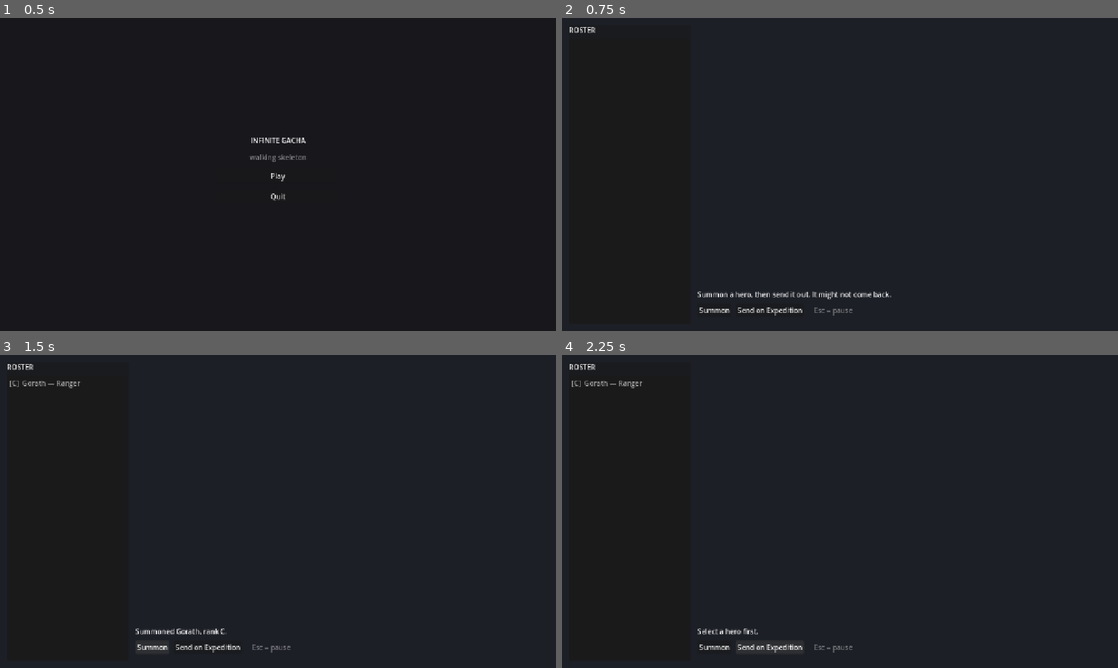
Above: before the commit, frames 1-4 (two rows, left to right).
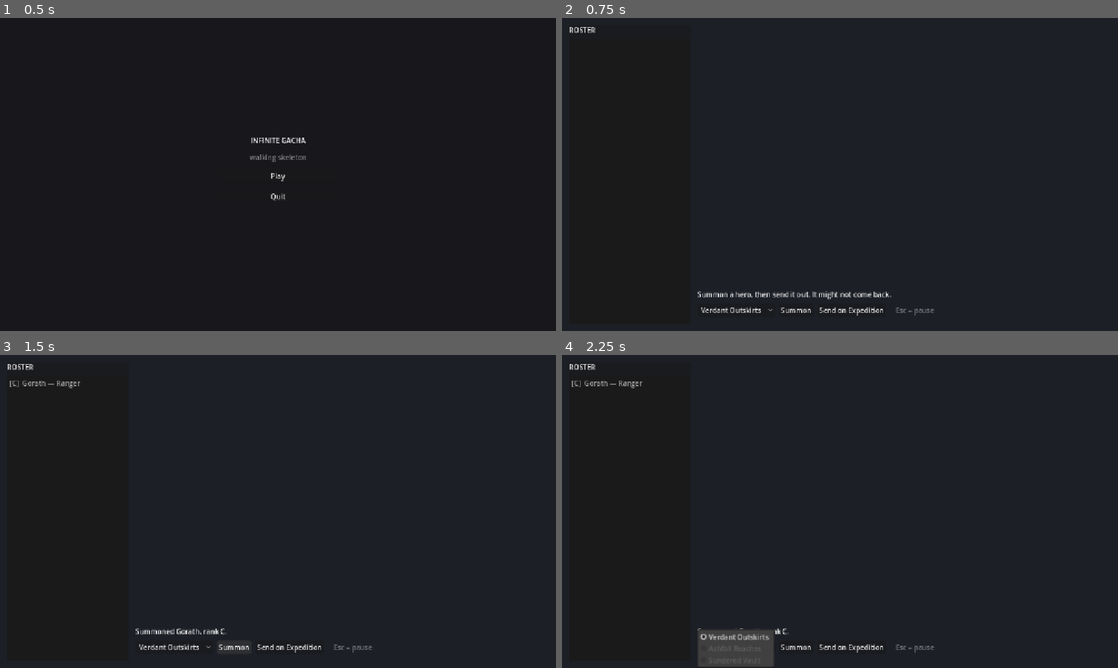
Above: after the commit, the same moments.

Repository: Joony117/Hearthbound
Game: Godot game, scene res://ui/main_menu.tscn
Two runs of this game, one before a commit and one after it. Both use one fixed random seed, a clock stepped at 60 frames per second and the inputs below.
Inputs (mouse positions are in pixels of both pictures, inside the frame that each line leads up to):
- Up to frame 1 (0.5 s): no input
- Up to frame 2 (0.75 s): click "Play" at 0.5 s
- Up to frame 3 (1.5 s): click "Summon" at 1.25 s
- Up to frame 4 (2.25 s): click (734, 646) at 2 s, where only the run after the commit has a clickable "Verdant Outskirts"

Frame 1 is identical in both runs. In frame 2, 0.4% of the frame differs, in the area x 24-67%, y 92-96%; in frame 3, 0.4%; in frame 4, 1.7%, in the area x 24-67%, y 87-100%.

Commit message:
feat: pick a squad and a zone, with zones unlocked by clearing
P2-03b hardcoded one hero and Verdant Outskirts because the roster list was
single-select and no zone picker existed, leaving two-thirds of the designed
expedition setup unbuilt. Now the player picks 1-5 heroes and a zone, and
Ashfall and Sundered stay disabled until their prerequisite has been cleared.

Zone unlock state is a persisted set on GameSession, written by Expedition on
OUTCOME_COMPLETED - the same single-writer shape permadeath already uses. The
unlock rule itself is a static function on hub.gd, not a GameSession method:
ARCHITECTURE.md:53 says logic that can live in a plain function stays out of
the autoload, and this is exactly the change that grows a GameManager by
degrees if nobody says no. ZoneDefinition gains zone_id because the authored
unlock_condition is free-text flavor, not a machine-readable key.

Two defects the verifier caught, both fixed by removing the failure mode
rather than guarding it:

- The zone OptionButton's items were authored in hub.tscn and matched to
  zones by widget position. Reordering them in the editor silently sent a
  team to the wrong zone - proven, by swapping Ashfall and Sundered and
  watching the whole suite stay green. The scene now authors no items at all;
  hub.gd populates the button from EXPEDITION_ZONES and carries each
  ZoneDefinition as item metadata, the same pattern the roster list already
  uses for Hero. There is one source of zone order left, so the two cannot
  disagree. Reverting to positional lookup now fails two tests.
- _refresh_roster() restored selection by stale index. Select heroes 2 and 4
  of 5, lose the expedition, and the reselect landed on a survivor who never
  fought - the next expedition would depart with a team the player never
  picked. It now reselects by hero identity. Older than this ticket, but this
  ticket rewrote that loop and multi-select turned one wrong hero into
  several.

Coverage: the scene seam had only a reject-path test, which a success message
would also have satisfied; it now has a green path with an exact-match
assertion. The 5-hero Expedition test ran at zero enemy power, so it never
exercised per-hero HP carry-forward; it now runs three waves with real damage.

Gate exit 0, zero errors and warnings; GUT 21 tests, 240 asserts, passing.

Co-Authored-By: Claude Opus 5 <noreply@anthropic.com>

Diff:
--- a/hub/expedition/expedition.gd
+++ b/hub/expedition/expedition.gd
@@ -15,8 +15,9 @@
 
 
 func resolve(team: Array[Hero], zone: ZoneDefinition) -> StringName:
-	assert(team.size() == 1)
+	assert(team.size() >= 1 and team.size() <= 5)
 	assert(zone != null)
+	assert(zone.zone_id != &"")
 	assert(zone.trash_wave_count > 0)
 
 	wave_index = -1
@@ -54,6 +55,7 @@
 		if next_wave_index < zone.trash_wave_count and _party_hp_fraction(team) <= RETREAT_THRESHOLD:
 			return OUTCOME_RETREATED
 
+	GameSession.mark_zone_cleared(zone.zone_id)
 	return OUTCOME_COMPLETED
 
 
--- a/hub/hub.gd
+++ b/hub/hub.gd
@@ -1,16 +1,25 @@
 extends Node3D
 
 const BALANCE: BalanceTable = preload("res://balance.tres")
-const EXPEDITION_ZONE: ZoneDefinition = preload("res://zones/defs/verdant_outskirts.tres")
+const MAX_TEAM_SIZE: int = 5
+const EXPEDITION_ZONES: Array[ZoneDefinition] = [
+	preload("res://zones/defs/verdant_outskirts.tres"),
+	preload("res://zones/defs/ashfall_reaches.tres"),
+	preload("res://zones/defs/sundered_vault.tres"),
+]
 
 @onready var _roster_list: ItemList = %RosterList
+@onready var _zone_option: OptionButton = %ZoneOption
 @onready var _status: Label = %Status
 @onready var _pause_menu: CanvasLayer = %PauseMenu
 
 
 func _ready() -> void:
 	GameSession.roster_changed.connect(_refresh_roster)
+	GameSession.roster_changed.connect(_refresh_zone_unlocks)
 	_refresh_roster()
+	_populate_zones()
+	_refresh_zone_unlocks()
 	_status.text = "Summon a hero, then send it out. It might not come back."
 
 
@@ -21,17 +30,52 @@
 
 
 func _refresh_roster() -> void:
-	var selected := _roster_list.get_selected_items()
-	var previous := selected[0] if not selected.is_empty() else -1
+	var selected_heroes: Array[Hero] = []
+	for selected_index: int in _roster_list.get_selected_items():
+		var selected_hero: Hero = _roster_list.get_item_metadata(selected_index) as Hero
+		if selected_hero != null:
+			selected_heroes.append(selected_hero)
 
 	_roster_list.clear()
 	for hero: Hero in GameSession.roster:
 		var archetype_name: String = Summon.archetype_label_for(hero.def_id)
 		_roster_list.add_item("[%s]  %s — %s" % [hero.rank_label(BALANCE), hero.hero_name, archetype_name])
-		_roster_list.set_item_metadata(_roster_list.item_count - 1, hero)
+		var item_index: int = _roster_list.item_count - 1
+		_roster_list.set_item_metadata(item_index, hero)
+		if selected_heroes.has(hero):
+			_roster_list.select(item_index, false)
 
-	if previous >= 0 and previous < _roster_list.item_count:
-		_roster_list.select(previous)
+
+func _populate_zones() -> void:
+	_zone_option.clear()
+	for zone: ZoneDefinition in EXPEDITION_ZONES:
+		_zone_option.add_item(zone.display_name)
+		_zone_option.set_item_metadata(_zone_option.item_count - 1, zone)
+
+
+func _refresh_zone_unlocks() -> void:
+	for zone_index: int in _zone_option.item_count:
+		var zone: ZoneDefinition = _zone_option.get_item_metadata(zone_index) as ZoneDefinition
+		assert(zone != null)
+		_zone_option.set_item_disabled(
+			zone_index,
+			not is_zone_unlocked(zone.zone_id, GameSession.cleared_zone_ids),
+		)
+
+
+static func is_zone_unlocked(
+	zone_id: StringName,
+	cleared_zone_ids: Dictionary[StringName, bool],
+) -> bool:
+	match zone_id:
+		&"verdant_outskirts":
+			return true
+		&"ashfall_reaches":
+			return cleared_zone_ids.has(&"verdant_outskirts")
+		&"sundered_vault":
+			return cleared_zone_ids.has(&"ashfall_reaches")
+		_:
+			return false
 
 
 func _on_summon_pressed() -> void:
@@ -41,24 +85,29 @@
 
 
 func _on_expedition_pressed() -> void:
-	var selected := _roster_list.get_selected_items()
+	var selected: PackedInt32Array = _roster_list.get_selected_items()
 	if selected.is_empty():
 		_status.text = "Select a hero first."
 		return
+	if selected.size() > MAX_TEAM_SIZE:
+		_status.text = "Select no more than 5 heroes."
+		return
 
-	var hero := _roster_list.get_item_metadata(selected[0]) as Hero
-	assert(hero != null)
-	var team: Array[Hero] = [hero]
-	var outcome := Expedition.new().resolve(team, EXPEDITION_ZONE)
+	var team: Array[Hero] = []
+	for selected_index: int in selected:
+		var hero: Hero = _roster_list.get_item_metadata(selected_index) as Hero
+		assert(hero != null)
+		team.append(hero)
+	var zone: ZoneDefinition = _zone_option.get_item_metadata(_zone_option.selected) as ZoneDefinition
+	assert(zone != null)
+	assert(is_zone_unlocked(zone.zone_id, GameSession.cleared_zone_ids))
+	var outcome: StringName = Expedition.new().resolve(team, zone)
 	match outcome:
 		Expedition.OUTCOME_COMPLETED:
-			_status.text = "%s cleared Verdant Outskirts." % hero.hero_name
+			_status.text = "%d-hero team cleared %s." % [team.size(), zone.display_name]
 		Expedition.OUTCOME_RETREATED:
-			_status.text = "%s retreated from Verdant Outskirts." % hero.hero_name
+			_status.text = "%d-hero team retreated from %s." % [team.size(), zone.display_name]
 		Expedition.OUTCOME_DEFEATED:
-			_status.text = "%s did not come back. Gone for good." % hero.hero_name
+			_status.text = "The expedition to %s lost heroes. Gone for good." % zone.display_name
 		Expedition.OUTCOME_INVALID_TEAM:
-			_status.text = "%s cannot start: %s. Select another hero." % [
-				hero.hero_name,
-				Summon.archetype_label_for(hero.def_id),
-			]
+			_status.text = "Expedition cannot start: every hero needs an archetype."
--- a/hub/hub.tscn
+++ b/hub/hub.tscn
@@ -120,6 +120,7 @@
 unique_name_in_owner = true
 layout_mode = 2
 size_flags_vertical = 3
+select_mode = 1
 
 [node name="Bottom" type="VBoxContainer" parent="UI/Root"]
 layout_mode = 1
@@ -144,6 +145,10 @@
 layout_mode = 2
 theme_override_constants/separation = 10
 
+[node name="ZoneOption" type="OptionButton" parent="UI/Root/Bottom/Buttons"]
+unique_name_in_owner = true
+layout_mode = 2
+
 [node name="Summon" type="Button" parent="UI/Root/Bottom/Buttons"]
 layout_mode = 2
 text = "Summon"
--- a/systems/game_session.gd
+++ b/systems/game_session.gd
@@ -8,6 +8,7 @@
 signal roster_changed
 
 var roster: Array[Hero] = []
+var cleared_zone_ids: Dictionary[StringName, bool] = {}
 
 
 func _ready() -> void:
@@ -18,6 +19,14 @@
 
 func add_hero(hero: Hero) -> void:
 	roster.append(hero)
+	roster_changed.emit()
+
+
+func mark_zone_cleared(zone_id: StringName) -> void:
+	assert(zone_id != &"")
+	if cleared_zone_ids.has(zone_id):
+		return
+	cleared_zone_ids[zone_id] = true
 	roster_changed.emit()
 
 
@@ -32,12 +41,21 @@
 	var entries: Array[Dictionary] = []
 	for hero: Hero in roster:
 		entries.append(hero.to_dict())
-	return {"roster": entries}
+	var cleared_entries: Array[String] = []
+	for zone_id: StringName in cleared_zone_ids:
+		cleared_entries.append(str(zone_id))
+	cleared_entries.sort()
+	return {"roster": entries, "cleared_zone_ids": cleared_entries}
 
 
 func from_dict(data: Dictionary) -> void:
 	roster.clear()
+	cleared_zone_ids.clear()
 	for entry: Variant in data.get("roster", []):
 		if entry is Dictionary:
 			roster.append(Hero.from_dict(entry))
+	# Variant is required while validating untrusted save entries.
+	for zone_id: Variant in data.get("cleared_zone_ids", []):
+		if zone_id is String:
+			cleared_zone_ids[StringName(zone_id as String)] = true
 	roster_changed.emit()
--- a/tests/unit/test_expedition.gd
+++ b/tests/unit/test_expedition.gd
@@ -3,6 +3,7 @@
 const ERROR_MARGIN: float = 0.0001
 const HERO_POWER: float = 212.0
 const HERO_MAX_HP: float = 280.0
+const HUB_SCRIPT: GDScript = preload("res://hub/hub.gd")
 
 
 func before_each() -> void:
@@ -21,6 +22,153 @@
 	assert_true(GameSession.roster.has(hero))
 	assert_eq(expedition.waves_resolved, 3)
 	assert_almost_eq(expedition.current_hp[hero], HERO_MAX_HP, ERROR_MARGIN)
+
+
+func test_five_hero_expedition_completes_and_records_zone_clear() -> void:
+	var team: Array[Hero] = []
+	for hero_index: int in 5:
+		team.append(_add_knight("Knight %d" % hero_index))
+	var enemy_power: int = 100
+	var zone: ZoneDefinition = _make_zone(enemy_power, 1.0, 2)
+	var expedition := Expedition.new()
+	var r: float = float(enemy_power) / (HERO_POWER * team.size())
+	var balance: BalanceTable = preload("res://balance.tres")
+	var per_wave_damage: float = HERO_MAX_HP * balance.wave_damage_coefficient * r * r * r
+	_seed_for_rolls_above(r, 3)
+
+	var outcome: StringName = expedition.resolve(team, zone)
+
+	assert_eq(outcome, Expedition.OUTCOME_COMPLETED)
+	assert_eq(GameSession.roster.size(), 5)
+	assert_true(GameSession.cleared_zone_ids.has(zone.zone_id))
+	for hero: Hero in team:
+		assert_almost_eq(
+			expedition.current_hp[hero],
+			HERO_MAX_HP - per_wave_damage * 3.0,
+			ERROR_MARGIN,
+		)
+		assert_lt(expedition.current_hp[hero], HERO_MAX_HP)
+
+
+func test_cleared_zones_round_trip_old_save_and_linear_unlock_chain() -> void:
+	assert_true(HUB_SCRIPT.is_zone_unlocked(&"verdant_outskirts", GameSession.cleared_zone_ids))
+	assert_false(HUB_SCRIPT.is_zone_unlocked(&"ashfall_reaches", GameSession.cleared_zone_ids))
+	assert_false(HUB_SCRIPT.is_zone_unlocked(&"sundered_vault", GameSession.cleared_zone_ids))
+
+	GameSession.mark_zone_cleared(&"verdant_outskirts")
+	assert_true(HUB_SCRIPT.is_zone_unlocked(&"ashfall_reaches", GameSession.cleared_zone_ids))
+	assert_false(HUB_SCRIPT.is_zone_unlocked(&"sundered_vault", GameSession.cleared_zone_ids))
+	GameSession.mark_zone_cleared(&"ashfall_reaches")
+	assert_true(HUB_SCRIPT.is_zone_unlocked(&"sundered_vault", GameSession.cleared_zone_ids))
+	var saved: Dictionary = GameSession.to_dict()
+
+	GameSession.from_dict({"roster": []})
+	assert_true(GameSession.cleared_zone_ids.is_empty())
+	assert_true(HUB_SCRIPT.is_zone_unlocked(&"verdant_outskirts", GameSession.cleared_zone_ids))
+	assert_false(HUB_SCRIPT.is_zone_unlocked(&"ashfall_reaches", GameSession.cleared_zone_ids))
+	assert_false(HUB_SCRIPT.is_zone_unlocked(&"sundered_vault", GameSession.cleared_zone_ids))
+
+	GameSession.from_dict(saved)
+	assert_true(GameSession.cleared_zone_ids.has(&"verdant_outskirts"))
+	assert_true(GameSession.cleared_zone_ids.has(&"ashfall_reaches"))
+	assert_true(HUB_SCRIPT.is_zone_unlocked(&"sundered_vault", GameSession.cleared_zone_ids))
+
+
+func test_hub_scene_multi_select_zone_locks_and_five_hero_cap() -> void:
+	for hero_index: int in 6:
+		_add_knight("Knight %d" % hero_index)
+	var hub_scene: PackedScene = load("res://hub/hub.tscn") as PackedScene
+	assert_not_null(hub_scene)
+	var hub: Node3D = hub_scene.instantiate() as Node3D
+	add_child_autofree(hub)
+	var roster_list: ItemList = hub.get_node("%RosterList") as ItemList
+	var zone_option: OptionButton = hub.get_node("%ZoneOption") as OptionButton
+	var expedition_button: Button = hub.get_node("UI/Root/Bottom/Buttons/Expedition") as Button
+	var status: Label = hub.get_node("%Status") as Label
+
+	assert_eq(roster_list.select_mode, ItemList.SELECT_MULTI)
+	assert_eq(zone_option.item_count, 3)
+	assert_false(zone_option.is_item_disabled(0))
+	assert_true(zone_option.is_item_disabled(1))
+	assert_true(zone_option.is_item_disabled(2))
+	for item_index: int in roster_list.item_count:
+		roster_list.select(item_index, false)
+	expedition_button.pressed.emit()
+	assert_eq(status.text, "Select no more than 5 heroes.")
+	assert_eq(GameSession.roster.size(), 6)
+	assert_true(GameSession.cleared_zone_ids.is_empty())
+
+	GameSession.mark_zone_cleared(&"verdant_outskirts")
+	assert_false(zone_option.is_item_disabled(1))
+	assert_true(zone_option.is_item_disabled(2))
+	GameSession.mark_zone_cleared(&"ashfall_reaches")
+	assert_false(zone_option.is_item_disabled(2))
+
+
+func test_zone_selection_uses_metadata_after_option_reorder() -> void:
+	_add_knight()
+	var hub_scene: PackedScene = load("res://hub/hub.tscn") as PackedScene
+	assert_not_null(hub_scene)
+	var hub: Node3D = hub_scene.instantiate() as Node3D
+	add_child_autofree(hub)
+	var roster_list: ItemList = hub.get_node("%RosterList") as ItemList
+	var zone_option: OptionButton = hub.get_node("%ZoneOption") as OptionButton
+	var expedition_button: Button = hub.get_node("UI/Root/Bottom/Buttons/Expedition") as Button
+	var status: Label = hub.get_node("%Status") as Label
+	var ashfall_zone: ZoneDefinition = zone_option.get_item_metadata(1) as ZoneDefinition
+	assert_not_null(ashfall_zone)
+	var sundered_zone: ZoneDefinition = _make_zone(100, 1.0, 1)
+	sundered_zone.zone_id = &"sundered_vault"
+	sundered_zone.display_name = "Sundered Vault"
+	zone_option.set_item_text(1, sundered_zone.display_name)
+	zone_option.set_item_metadata(1, sundered_zone)
+	zone_option.set_item_text(2, ashfall_zone.display_name)
+	zone_option.set_item_metadata(2, ashfall_zone)
+	GameSession.mark_zone_cleared(&"verdant_outskirts")
+	GameSession.mark_zone_cleared(&"ashfall_reaches")
+	zone_option.select(1)
+	roster_list.select(0)
+	var selected_zone: ZoneDefinition = zone_option.get_item_metadata(zone_option.selected) as ZoneDefinition
+
+	assert_not_null(selected_zone)
+	assert_same(selected_zone, sundered_zone)
+	assert_eq(zone_option.get_item_text(zone_option.selected), selected_zone.display_name)
+	_seed_for_rolls_above(20.0 / HERO_POWER, 2)
+	expedition_button.pressed.emit()
+	assert_eq(status.text, "1-hero team cleared Sundered Vault.")
+
+
+func test_roster_refresh_does_not_select_survivors_after_selected_heroes_die() -> void:
+	var hero_a: Hero = _add_knight("A")
+	var hero_b: Hero = _add_knight("B")
+	var hero_c: Hero = _add_knight("C")
+	var hero_d: Hero = _add_knight("D")
+	var hero_e: Hero = _add_knight("E")
+	var hub_scene: PackedScene = load("res://hub/hub.tscn") as PackedScene
+	assert_not_null(hub_scene)
+	var hub: Node3D = hub_scene.instantiate() as Node3D
+	add_child_autofree(hub)
+	var roster_list: ItemList = hub.get_node("%RosterList") as ItemList
+	var zone_option: OptionButton = hub.get_node("%ZoneOption") as OptionButton
+	var expedition_button: Button = hub.get_node("UI/Root/Bottom/Buttons/Expedition") as Button
+	var lethal_zone: ZoneDefinition = _make_zone(1_000_000, 1.0, 1)
+	lethal_zone.zone_id = &"verdant_outskirts"
+	lethal_zone.display_name = "Lethal Zone"
+	zone_option.set_item_text(0, lethal_zone.display_name)
+	zone_option.set_item_metadata(0, lethal_zone)
+	roster_list.select(1, false)
+	roster_list.select(3, false)
+	seed(1)
+
+	expedition_button.pressed.emit()
+
+	assert_eq(GameSession.roster.size(), 3)
+	assert_true(GameSession.roster.has(hero_a))
+	assert_false(GameSession.roster.has(hero_b))
+	assert_true(GameSession.roster.has(hero_c))
+	assert_false(GameSession.roster.has(hero_d))
+	assert_true(GameSession.roster.has(hero_e))
+	assert_true(roster_list.get_selected_items().is_empty())
 
 
 func test_overwhelming_wave_kills_once_and_shrinks_roster_once() -> void:
@@ -275,6 +423,7 @@
 
 func _make_zone(recommended_power: int, fraction: float, trash_wave_count: int) -> ZoneDefinition:
 	var zone := ZoneDefinition.new()
+	zone.zone_id = &"test_zone"
 	zone.recommended_power = recommended_power
 	zone.trash_wave_count = trash_wave_count
 	zone.trash_wave_start_fraction = fraction
--- a/zones/defs/ashfall_reaches.tres
+++ b/zones/defs/ashfall_reaches.tres
@@ -4,6 +4,7 @@
 
 [resource]
 script = ExtResource("1")
+zone_id = "ashfall_reaches"
 display_name = "Ashfall Reaches"
 recommended_power = 4800
 trash_wave_count = 6
--- a/zones/defs/sundered_vault.tres
+++ b/zones/defs/sundered_vault.tres
@@ -4,6 +4,7 @@
 
 [resource]
 script = ExtResource("1")
+zone_id = "sundered_vault"
 display_name = "Sundered Vault"
 recommended_power = 11500
 trash_wave_count = 7
--- a/zones/defs/verdant_outskirts.tres
+++ b/zones/defs/verdant_outskirts.tres
@@ -4,6 +4,7 @@
 
 [resource]
 script = ExtResource("1")
+zone_id = "verdant_outskirts"
 display_name = "Verdant Outskirts"
 recommended_power = 900
 trash_wave_count = 5
--- a/zones/zone_definition.gd
+++ b/zones/zone_definition.gd
@@ -1,6 +1,7 @@
 class_name ZoneDefinition
 extends Resource
 
+@export var zone_id: StringName = &""
 @export var display_name: String = ""
 @export var recommended_power: int = 0
 @export var trash_wave_count: int = 0
